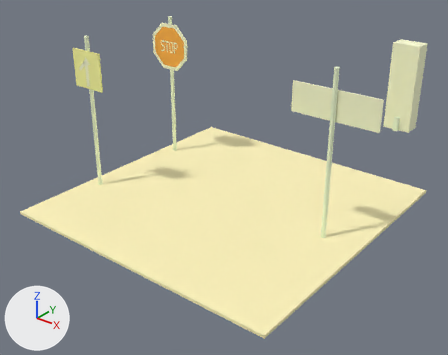
One commit to the glTF model exports/gltf/scene_night_retroreflection.glb: the scene before it, then after it.
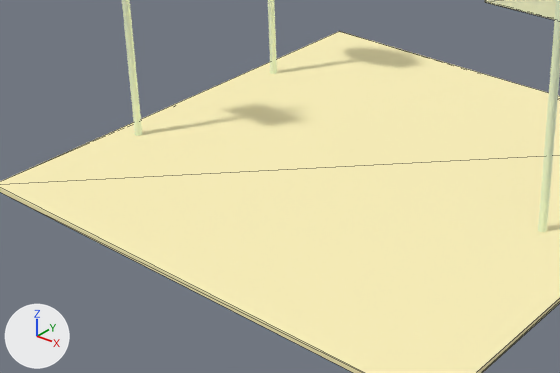
Each version appears first whole from a 50 mm lens placed at (4.69, -6.0, 4.08), pointed at (0.11, -0.26, 0.53), and next in a close-up on the part from 5% to 74% of the width and 31% to 89% of the height. The axes (+X, +Y, +Z) are drawn at lower left. The lights are the same throughout. The first two pictures are the older version. The close-ups show mesh edges as thin lines.

The first close-up shows 'body', 'plate_base_00.002', 'pole', 'pole.001', 'pole.002'.
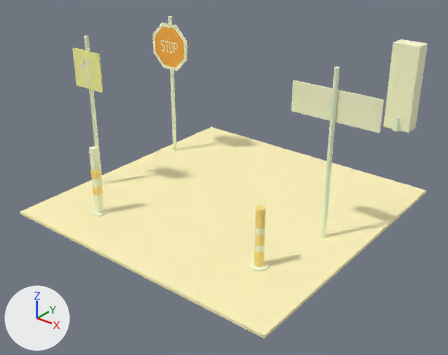
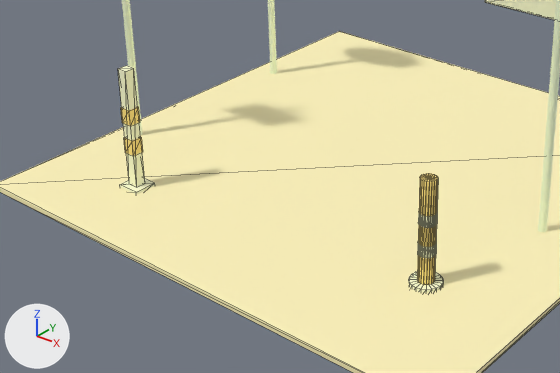
Diff of the bpy script that builds the scene:
```diff
--- a/exports/gltf/scene_night_retroreflection.glb.py
+++ b/exports/gltf/scene_night_retroreflection.glb.py
@@ mat_mat_sign_orange @@
+mat_mat_sign_orange = principled_material('mat_sign_orange')
+mat_mat_sign_orange.base_color = (1.0, 0.767, 0.214)  # yellow #ffe37f
+mat_mat_sign_orange.roughness = 0.8
@@ me_band_upper_001 @@
+me_band_upper_001.from_pydata(...)  # a box spanning x -1.195..-1.105, y -1.395..-1.305, z 0.56..0.68
+me_band_upper_001.materials.append(mat_mat_sign_orange)  # yellow #ffe37f
@@ me_band_lower_001 @@
+me_band_lower_001.from_pydata(...)  # a box spanning x -1.195..-1.105, y -1.395..-1.305, z 0.32..0.44
+me_band_lower_001.materials.append(mat_mat_sign_orange)  # yellow #ffe37f
@@ me_post @@
+me_post.from_pydata(...)  # a box spanning x -1.19..-1.11, y -1.39..-1.31, z 0.06..0.98
+me_post.materials.append(mat_mat_sign_white)  # beige #fdffd4
@@ me_base_001 @@
+me_base_001.from_pydata(...)  # a box spanning x -1.24..-1.06, y -1.44..-1.26, z 0.0..0.06
+me_base_001.materials.append(mat_mat_sign_black)  # beige #fdffd4
@@ me_band_upper @@
+me_band_upper.from_pydata(...)  # a 20-sided cylinder along z spanning x 1.192..1.308, y -1.108..-0.992, z 0.48..0.56
+me_band_upper.materials.append(mat_mat_sign_white)  # beige #fdffd4
@@ me_band_lower @@
+me_band_lower.from_pydata(...)  # a 20-sided cylinder along z spanning x 1.192..1.308, y -1.108..-0.992, z 0.26..0.34
+me_band_lower.materials.append(mat_mat_sign_white)  # beige #fdffd4
@@ me_shaft @@
+me_shaft.from_pydata(...)  # a 20-sided cylinder along z spanning x 1.195..1.305, y -1.105..-0.995, z 0.06..0.8
+me_shaft.materials.append(mat_mat_sign_orange)  # yellow #ffe37f
@@ me_base @@
+me_base.from_pydata(...)  # a 20-sided cylinder along z spanning x 1.14..1.36, y -1.16..-0.94, z 0.0..0.06
+me_base.materials.append(mat_mat_sign_black)  # beige #fdffd4
@@ ob_band_upper_001 @@
+ob_band_upper_001 = bpy.data.objects.new('band_upper.001', me_band_upper_001)
+ob_band_upper_001.location = (0.0, 0.0, 0.0)
@@ ob_band_lower_001 @@
+ob_band_lower_001 = bpy.data.objects.new('band_lower.001', me_band_lower_001)
+ob_band_lower_001.location = (0.0, 0.0, 0.0)
@@ ob_post @@
+ob_post = bpy.data.objects.new('post', me_post)
+ob_post.location = (0.0, 0.0, 0.0)
@@ ob_base_001 @@
+ob_base_001 = bpy.data.objects.new('base.001', me_base_001)
+ob_base_001.location = (0.0, 0.0, 0.0)
@@ ob_band_upper @@
+ob_band_upper = bpy.data.objects.new('band_upper', me_band_upper)
+ob_band_upper.location = (0.0, 0.0, 0.0)
@@ ob_band_lower @@
+ob_band_lower = bpy.data.objects.new('band_lower', me_band_lower)
+ob_band_lower.location = (0.0, 0.0, 0.0)
@@ ob_shaft @@
+ob_shaft = bpy.data.objects.new('shaft', me_shaft)
+ob_shaft.location = (0.0, 0.0, 0.0)
@@ ob_base @@
+ob_base = bpy.data.objects.new('base', me_base)
+ob_base.location = (0.0, 0.0, 0.0)
```

Boxes (x1, y1, x2, y2) around the edits, measured in the close-ups (560 x 373 px):
'shaft', added (yellow)
    after: (417, 173, 438, 285)
'post', added (beige)
    after: (118, 65, 145, 187)
'base', added
    after: (409, 272, 443, 293)
'band_upper.001', added
    after: (121, 107, 140, 126)
'band_lower.001', added
    after: (124, 137, 143, 156)
'base.001', added
    after: (120, 179, 155, 194)
'band_upper', added
    after: (418, 213, 437, 228)
'band_lower', added
    after: (418, 243, 436, 258)
